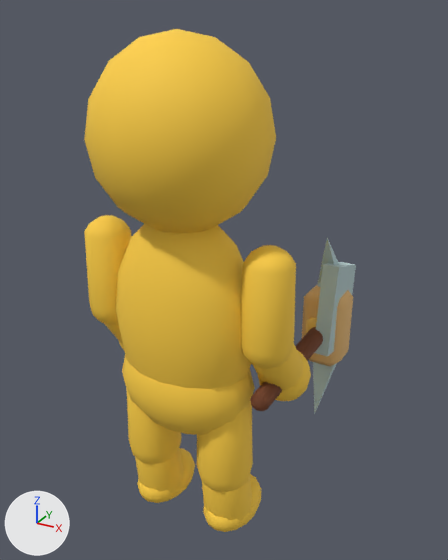
The Blender file source/art-source/builder.blend, before and after one commit.
Camera for both pictures: a camera (50 mm lens) standing at (1.001, -1.552, 1.824) and looking at (0.015, 0.241, 0.927). Every picture has the same lights, and +X, +Y and +Z are marked at lower left. The picture after the commit comes second.

In view in the first picture: 'Binding', 'Broad axe', 'Foot', 'Foot.001', 'Forearm', 'Forearm.001', 'Hand.001', 'Handle', 'Handle.001', 'Head', 'Hip', 'Mallet head', 'Shin', 'Shin.001', 'Thigh', 'Thigh.001', 'Torso', 'Upper arm', 'Upper arm.001' and 3 more.
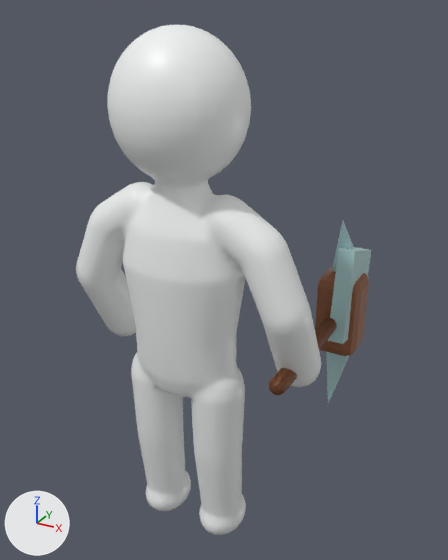
Not drawn themselves, but carrying or shaping drawn objects: ob_body, ob_legl, ob_kneel, ob_arml, ob_elbowl, ob_legr, ob_kneer, ob_armr, ob_elbowr, ob_grip.

What changed in the scene script:
```text
Add mat_cedar_tools:
    mat_cedar_tools = principled_material('Cedar tools')
    mat_cedar_tools.base_color = (0.246, 0.0823, 0.0284)  # brown #88512f
    mat_cedar_tools.roughness = 0.65
    mat_cedar_tools.specular_ior_level = 0.52
    mat_cedar_tools.coat_weight = 0.28
    mat_cedar_tools.coat_roughness = 0.22
Add mat_opaque_pearl_soft_glaze:
    mat_opaque_pearl_soft_glaze = bpy.data.materials.new('Opaque pearl soft glaze')
    # nodes: BsdfPrincipled, OutputMaterial, VertexColor
Change me_cube_005:
    used by ob_mallet_head; parent = ob_mallet; location = (0.0, 0.42, 0.0)
    remove me_cube_005.from_pydata(...)  # 24 vertices, 26 faces; spans x -0.085..0.085, y -0.085..0.085, z -0.16..0.16
    add me_cube_005.from_pydata(...)  # 56 vertices, 54 faces; spans x -0.085..0.085, y -0.085..0.085, z -0.16..0.16
    me_cube_005 part 1: 32 vertices added at x -0.073..0.073, y -0.073..0.073, z -0.148..0.148
    me_cube_005 part 2: 6 faces spanning x -0.085..0.085, y -0.085..0.085, z -0.16..0.16 switch from mat_honey_end_grain (beige #e7ba76) to mat_cedar_tools (brown #88512f)
Change ob_body:
    ob_body.location: (0.0, 0.0, 0.0) -> (0.0, 0.0, 0.77)
Remove ob_torso:
    ob_torso = bpy.data.objects.new('Torso', me_sphere)
Remove ob_hip:
    ob_hip = bpy.data.objects.new('Hip', me_sphere_001)
Remove ob_head:
    ob_head = bpy.data.objects.new('Head', me_sphere_003)
Change ob_legl:
    ob_legl.location: (-0.15, 0.0, 0.62) -> (-0.123, 0.0, 0.75)
Remove ob_thigh:
    ob_thigh = bpy.data.objects.new('Thigh', me_sphere_004)
Change ob_kneel:
    ob_kneel.location: (0.0, 0.0, -0.3) -> (0.0, 0.0, -0.36)
Remove ob_shin:
    ob_shin = bpy.data.objects.new('Shin', me_sphere_005)
Remove ob_foot:
    ob_foot = bpy.data.objects.new('Foot', me_sphere_006)
Change ob_legr:
    ob_legr.location: (0.15, 0.0, 0.62) -> (0.123, 0.0, 0.75)
Remove ob_thigh_001:
    ob_thigh_001 = bpy.data.objects.new('Thigh.001', me_sphere_007)
Change ob_kneer:
    ob_kneer.location: (0.0, 0.0, -0.3) -> (0.0, 0.0, -0.36)
Remove ob_shin_001:
    ob_shin_001 = bpy.data.objects.new('Shin.001', me_sphere_008)
Remove ob_foot_001:
    ob_foot_001 = bpy.data.objects.new('Foot.001', me_sphere_009)
Change ob_arml:
    ob_arml.location: (-0.3, 0.0, 1.12) -> (-0.278, 0.0, 1.24)
Remove ob_upper_arm:
    ob_upper_arm = bpy.data.objects.new('Upper arm', me_sphere_010)
Change ob_elbowl:
    ob_elbowl.location: (0.0, 0.0, -0.25) -> (-0.082, 0.0, -0.26)
Remove ob_forearm:
    ob_forearm = bpy.data.objects.new('Forearm', me_sphere_011)
Change ob_armr:
    ob_armr.location: (0.3, 0.0, 1.12) -> (0.278, 0.0, 1.24)
Remove ob_upper_arm_001:
    ob_upper_arm_001 = bpy.data.objects.new('Upper arm.001', me_sphere_013)
Change ob_elbowr:
    ob_elbowr.location: (0.0, 0.0, -0.25) -> (0.082, 0.0, -0.26)
Remove ob_forearm_001:
    ob_forearm_001 = bpy.data.objects.new('Forearm.001', me_sphere_014)
Remove ob_hand_001:
    ob_hand_001 = bpy.data.objects.new('Hand.001', me_sphere_015)
Change ob_grip:
    ob_grip.location: (0.0, 0.15, -0.2) -> (0.0, 0.13, -0.23)
Change ob_handle:
    ob_handle.location: (0.0, 0.14, 0.0) -> (0.0, 0.13, 0.0)
    ob_handle.rotation_euler: (-1.571, -3.142, 0.0) -> (1.571, 0.0, 0.0)  # degrees (-90, -180, 0) -> degrees (90, 0, 0)
Remove ob_binding:
    ob_binding = bpy.data.objects.new('Binding', me_cube_002)
Change ob_handle_001:
    ob_handle_001.location: (0.0, 0.14, 0.0) -> (0.0, 0.13, 0.0)
    ob_handle_001.rotation_euler: (-1.571, -3.142, 0.0) -> (1.571, 0.0, 0.0)  # degrees (-90, -180, 0) -> degrees (90, 0, 0)
Add ob_continuousbody:
    ob_continuousbody = bpy.data.objects.new('ContinuousBody', me_torso_silhouette_001)  # 12419 vertices, 17041 faces; spans x -0.44..0.44, y -0.19..0.2, z 0.0..1.78
    ob_continuousbody.location = (0.0, 0.0, 0.0)
```

Location of each change, (x1, y1, x2, y2) in pixels of the pictures (448 x 560 px):
'ContinuousBody', added: after (76, 25, 321, 535)
'Head', deleted (yellow): before (84, 29, 276, 233)
'Torso', deleted (yellow): before (116, 224, 251, 389)
'Upper arm.001', deleted (yellow): before (241, 245, 296, 369)
'Hip', deleted (yellow): before (122, 355, 255, 435)
'Upper arm', deleted (yellow): before (84, 215, 132, 325)
'Mallet head', reshaped, moved (7% taller): before (302, 285, 353, 367); after (315, 268, 369, 356)
'Thigh.001', deleted (yellow): before (197, 401, 253, 492)
'Broad axe', moved: before (314, 262, 356, 357); after (328, 247, 371, 344)
'Thigh', deleted (yellow): before (126, 387, 182, 465)
'Shin.001', deleted (yellow): before (202, 475, 252, 521)
'Shin', deleted (yellow): before (135, 448, 184, 493)
'Tapered tip', moved: before (313, 362, 337, 414); after (326, 352, 349, 403)
'Forearm.001', deleted (yellow): before (253, 344, 303, 391)
'Handle.002', moved: before (252, 398, 269, 411); after (269, 313, 337, 395)
'Foot', deleted (yellow): before (137, 448, 195, 503)
'Foot.001', deleted (yellow): before (203, 474, 261, 532)
'Tapered tip.001', moved: before (318, 238, 339, 283); after (332, 221, 354, 272)
'Handle.001', moved, turned (not visible afterwards): before (250, 327, 323, 411)
'Hand.001', deleted (yellow): before (258, 350, 311, 401)
'Handle', moved, turned (not visible afterwards): before (251, 332, 323, 411)
'Forearm', deleted (mostly hidden): before (105, 324, 123, 344)
'Binding', deleted (mostly hidden): before (305, 317, 317, 335)
'Neck', no longer drawn (mostly hidden): before (158, 230, 181, 235)
'Hand', no longer drawn (mostly hidden): before (118, 340, 124, 350)
part 1 of me_cube_005, added (brown): after (315, 268, 369, 356)
part 2 of me_cube_005, recoloured: before (309, 286, 353, 362); after (322, 271, 369, 351)
